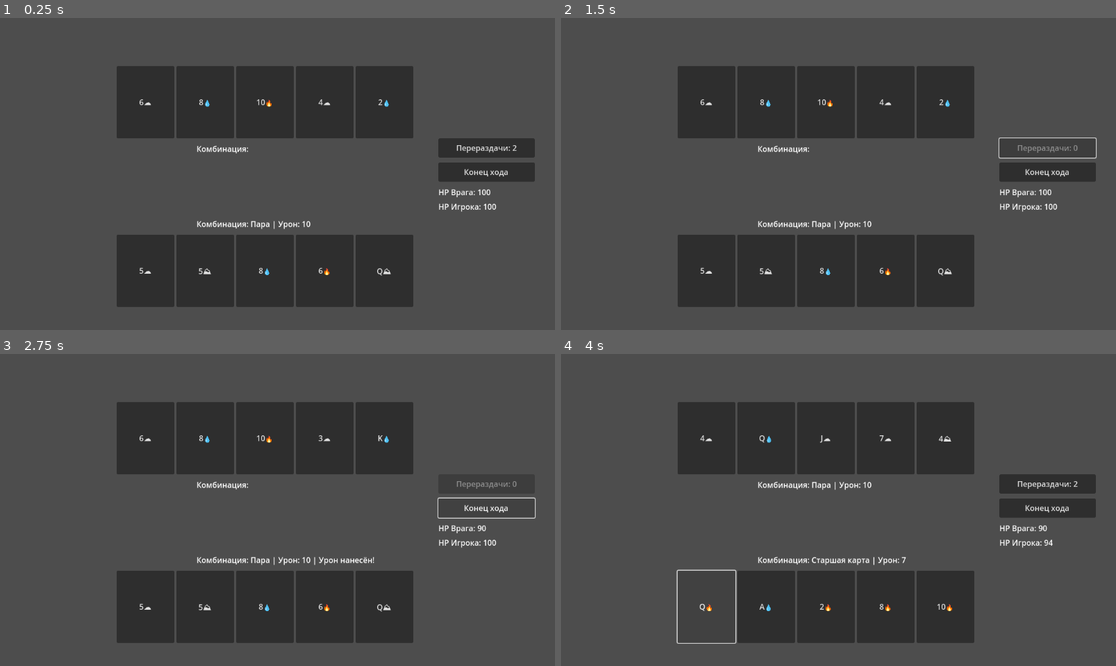
Above: before the commit, frames 1-4 (two rows, left to right).
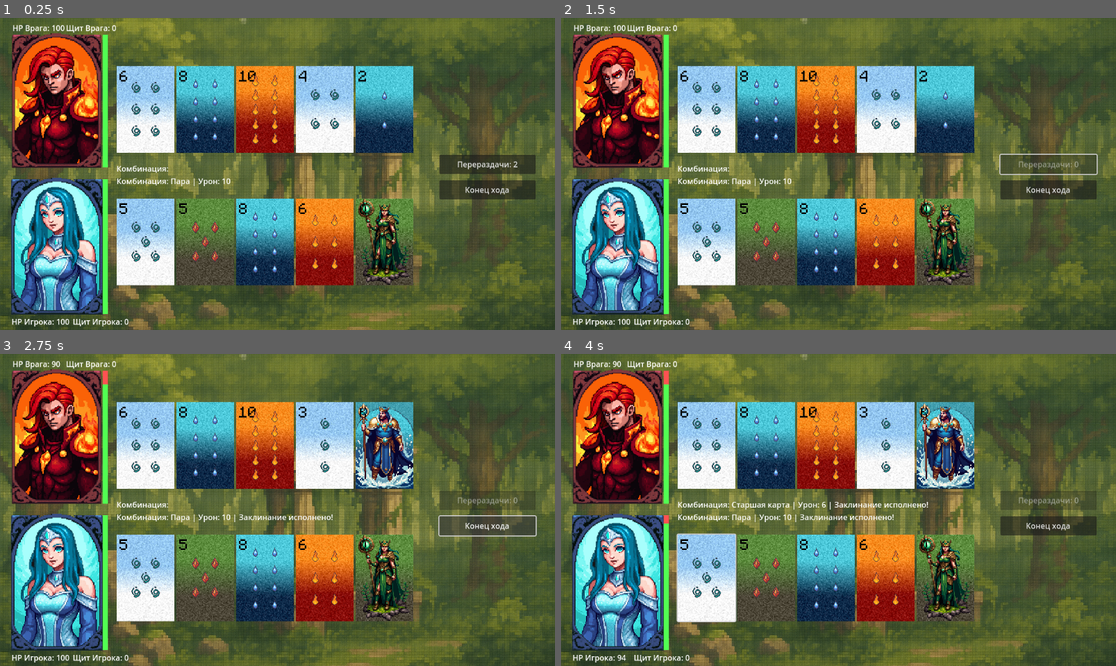
Above: after the commit, the same moments.

Repository: Random262/Elemental-Poker-Battle-of-Aces
Game: Godot game, scene res://scenes/Game.tscn
Two runs of this game, one before a commit and one after it. Both use one fixed random seed, a clock stepped at 60 frames per second and the inputs below.
Inputs (mouse positions are in pixels of both pictures, inside the frame that each line leads up to):
- Up to frame 1 (0.25 s): no input
- Up to frame 2 (1.5 s): click "Перераздачи: 2" at 0.5 s; click "Перераздачи: 1" at 1.25 s
- Up to frame 3 (2.75 s): click "Конец хода" at 2 s
- Up to frame 4 (4 s): click (705, 606) at 2.75 s, where only the run before the commit has a clickable "5☁"; click (705, 578) at 3.5 s, where only the run after the commit has a clickable "5_A"

The runs differ from the first frame. In frame 1, 96% of the frame differs, in the area x 0-100%, y 0-100%; in frame 2, 96%; in frame 3, 95%; in frame 4, 96%.

Commit message:
Elemental Poker 0.2

Diff:
--- a/project.godot
+++ b/project.godot
@@ -15,7 +15,12 @@
 config/features=PackedStringArray("4.2", "GL Compatibility")
 config/icon="res://icon.svg"
 
+[display]
+
+window/size/resizable=false
+
 [rendering]
 
+textures/canvas_textures/default_texture_filter=0
 renderer/rendering_method="gl_compatibility"
 renderer/rendering_method.mobile="gl_compatibility"
--- a/scenes/Game.tscn
+++ b/scenes/Game.tscn
@@ -1,6 +1,16 @@
-[gd_scene load_steps=2 format=3 uid="uid://8nshq2h5bhch"]
+[gd_scene load_steps=7 format=3 uid="uid://8nshq2h5bhch"]
 
 [ext_resource type="Script" path="res://scripts/Game.gd" id="1_lnm5s"]
+[ext_resource type="Texture2D" uid="uid://edqbnelu1257" path="res://textures/hero_lina.png" id="2_rl4no"]
+[ext_resource type="Texture2D" uid="uid://cas1v0byauxq5" path="res://textures/hero_rael.png" id="3_flpai"]
+
+[sub_resource type="CanvasItemMaterial" id="CanvasItemMaterial_ktnw7"]
+
+[sub_resource type="StyleBoxFlat" id="StyleBoxFlat_6rx3j"]
+bg_color = Color(1, 0.321569, 0.321569, 1)
+
+[sub_resource type="StyleBoxFlat" id="StyleBoxFlat_deuco"]
+bg_color = Color(0.321569, 1, 0.321569, 1)
 
 [node name="Game" type="Control"]
 layout_mode = 3
@@ -11,84 +21,180 @@
 grow_vertical = 2
 script = ExtResource("1_lnm5s")
 
+[node name="Background" type="TextureRect" parent="."]
+show_behind_parent = true
+layout_mode = 1
+anchors_preset = -1
+anchor_right = 1.0
+anchor_bottom = 1.0
+
+[node name="HeroPlayer" type="TextureRect" parent="."]
+layout_mode = 1
+anchors_preset = -1
+anchor_left = -3.596
+anchor_top = -0.67
+anchor_right = -3.596
+anchor_bottom = -0.67
+offset_left = 4165.59
+offset_top = 766.16
+offset_right = 4355.59
+offset_bottom = 1050.16
+texture = ExtResource("2_rl4no")
+
+[node name="HeroEnemy" type="TextureRect" parent="."]
+layout_mode = 1
+anchors_preset = -1
+anchor_left = -3.596
+anchor_top = -0.67
+anchor_right = -3.596
+anchor_bottom = -0.67
+offset_left = 4165.59
+offset_top = 466.16
+offset_right = 4355.59
+offset_bottom = 750.16
+texture = ExtResource("3_flpai")
+
 [node name="PlayerArea" type="Control" parent="."]
 layout_mode = 1
-anchor_left = 0.1
-anchor_right = 0.9
-anchor_bottom = 1.0
-offset_left = -15.2
+anchors_preset = 10
+anchor_right = 1.0
+offset_left = 100.0
 offset_top = 450.0
-offset_right = -36.7999
-offset_bottom = -48.0
+offset_right = -152.0
+offset_bottom = 600.0
+grow_horizontal = 2
 
 [node name="PlayerCards" type="HBoxContainer" parent="PlayerArea"]
 custom_minimum_size = Vector2(900, 150)
 layout_mode = 1
-offset_right = 900.0
-offset_bottom = 150.0
+anchors_preset = -1
+anchor_left = -0.11
+anchor_top = -3.003
+anchor_right = 1.168
+anchor_bottom = -3.003
+offset_left = 99.0
+offset_top = 375.45
+offset_right = -151.2
+offset_bottom = 555.45
 alignment = 1
 
 [node name="Card1" type="Button" parent="PlayerArea/PlayerCards"]
 custom_minimum_size = Vector2(120, 150)
 layout_mode = 2
 
+[node name="TextureRect" type="TextureRect" parent="PlayerArea/PlayerCards/Card1"]
+layout_mode = 0
+offset_right = 120.0
+offset_bottom = 180.0
+
 [node name="Card2" type="Button" parent="PlayerArea/PlayerCards"]
 custom_minimum_size = Vector2(120, 150)
 layout_mode = 2
 
+[node name="TextureRect" type="TextureRect" parent="PlayerArea/PlayerCards/Card2"]
+layout_mode = 0
+offset_right = 120.0
+offset_bottom = 180.0
+
 [node name="Card3" type="Button" parent="PlayerArea/PlayerCards"]
 custom_minimum_size = Vector2(120, 150)
 layout_mode = 2
 
+[node name="TextureRect" type="TextureRect" parent="PlayerArea/PlayerCards/Card3"]
+layout_mode = 0
+offset_right = 120.0
+offset_bottom = 180.0
+
 [node name="Card4" type="Button" parent="PlayerArea/PlayerCards"]
 custom_minimum_size = Vector2(120, 150)
 layout_mode = 2
 
+[node name="TextureRect" type="TextureRect" parent="PlayerArea/PlayerCards/Card4"]
+layout_mode = 0
+offset_right = 120.0
+offset_bottom = 180.0
+
 [node name="Card5" type="Button" parent="PlayerArea/PlayerCards"]
 custom_minimum_size = Vector2(120, 150)
 layout_mode = 2
+
+[node name="TextureRect" type="TextureRect" parent="PlayerArea/PlayerCards/Card5"]
+layout_mode = 0
+offset_right = 120.0
+offset_bottom = 180.0
 
 [node name="EnemyArea" type="Control" parent="."]
 custom_minimum_size = Vector2(900, 150)
 layout_mode = 1
-anchors_preset = 15
-anchor_right = 1.0
-anchor_bottom = 1.0
+anchors_preset = 10
+anchor_right = 1.0
 offset_left = 100.0
 offset_top = 100.0
 offset_right = -152.0
-offset_bottom = -398.0
+offset_bottom = 250.0
 grow_horizontal = 2
 grow_vertical = 2
 
 [node name="EnemyCards" type="HBoxContainer" parent="EnemyArea"]
-custom_minimum_size = Vector2(900, 150)
-layout_mode = 1
-anchors_preset = -1
-offset_right = 900.0
-offset_bottom = 150.0
+custom_minimum_size = Vector2(900, 180)
+layout_mode = 1
+anchors_preset = -1
+anchor_left = -0.11
+anchor_top = -0.679
+anchor_right = 1.171
+anchor_bottom = -0.679
+offset_left = 99.0
+offset_top = 101.85
+offset_right = -153.9
+offset_bottom = 281.85
 grow_horizontal = 2
 alignment = 1
 
 [node name="Card1" type="Button" parent="EnemyArea/EnemyCards"]
-custom_minimum_size = Vector2(120, 150)
-layout_mode = 2
+material = SubResource("CanvasItemMaterial_ktnw7")
+custom_minimum_size = Vector2(120, 150)
+layout_mode = 2
+
+[node name="TextureRect" type="TextureRect" parent="EnemyArea/EnemyCards/Card1"]
+layout_mode = 0
+offset_right = 120.0
+offset_bottom = 180.0
 
 [node name="Card2" type="Button" parent="EnemyArea/EnemyCards"]
 custom_minimum_size = Vector2(120, 150)
 layout_mode = 2
 
+[node name="TextureRect" type="TextureRect" parent="EnemyArea/EnemyCards/Card2"]
+layout_mode = 0
+offset_right = 120.0
+offset_bottom = 180.0
+
 [node name="Card3" type="Button" parent="EnemyArea/EnemyCards"]
 custom_minimum_size = Vector2(120, 150)
 layout_mode = 2
 
+[node name="TextureRect" type="TextureRect" parent="EnemyArea/EnemyCards/Card3"]
+layout_mode = 0
+offset_right = 120.0
+offset_bottom = 180.0
+
 [node name="Card4" type="Button" parent="EnemyArea/EnemyCards"]
 custom_minimum_size = Vector2(120, 150)
 layout_mode = 2
 
+[node name="TextureRect" type="TextureRect" parent="EnemyArea/EnemyCards/Card4"]
+layout_mode = 0
+offset_right = 120.0
+offset_bottom = 180.0
+
 [node name="Card5" type="Button" parent="EnemyArea/EnemyCards"]
 custom_minimum_size = Vector2(120, 150)
 layout_mode = 2
+
+[node name="TextureRect" type="TextureRect" parent="EnemyArea/EnemyCards/Card5"]
+layout_mode = 0
+offset_right = 120.0
+offset_bottom = 180.0
 
 [node name="UI" type="Control" parent="."]
 layout_mode = 1
@@ -104,59 +210,110 @@
 
 [node name="RedrawButton" type="Button" parent="UI"]
 layout_mode = 0
-offset_left = 10.0
-offset_top = 50.0
-offset_right = 210.0
-offset_bottom = 90.0
+offset_left = 12.0
+offset_top = 84.0
+offset_right = 212.0
+offset_bottom = 124.0
 text = "Перераздачи: 2"
 
 [node name="EndTurnButton" type="Button" parent="UI"]
 layout_mode = 0
-offset_left = 10.0
-offset_top = 100.0
-offset_right = 210.0
-offset_bottom = 140.0
+offset_left = 12.0
+offset_top = 137.0
+offset_right = 212.0
+offset_bottom = 177.0
 text = "Конец хода"
 
 [node name="PlayerHPLabel" type="Label" parent="UI"]
 layout_mode = 0
-offset_left = 10.0
-offset_top = 180.0
-offset_right = 103.0
-offset_bottom = 203.0
+offset_left = -876.0
+offset_top = 419.0
+offset_right = -783.0
+offset_bottom = 442.0
 text = "HP Игрока: "
 
 [node name="EnemyHPLabel" type="Label" parent="UI"]
 layout_mode = 0
-offset_left = 10.0
-offset_top = 150.0
-offset_right = 91.0
-offset_bottom = 173.0
+offset_left = -874.0
+offset_top = -191.0
+offset_right = -793.0
+offset_bottom = -168.0
 text = "HP Врага: "
 
 [node name="PlayerResultLabel" type="Label" parent="UI"]
-layout_mode = 0
-offset_left = -492.0
-offset_top = 216.0
-offset_right = -242.0
-offset_bottom = 239.0
+layout_mode = 1
+anchors_preset = -1
+anchor_left = -3.602
+anchor_top = 1.498
+anchor_right = 1.0
+anchor_bottom = 1.498
+offset_left = 242.5
+offset_top = -322.4
+offset_right = -658.0
+offset_bottom = -299.4
 text = "Комбинация: "
 
 [node name="EnemyResultLabel" type="Label" parent="UI"]
-layout_mode = 0
-offset_left = -492.0
-offset_top = 60.0
-offset_right = -242.0
-offset_bottom = 83.0
+layout_mode = 1
+anchors_preset = -1
+anchor_left = -2.04
+anchor_top = 0.213
+anchor_right = -0.968
+anchor_bottom = 0.277
+offset_left = -148.0
+offset_top = 37.1
+offset_right = -166.0
+offset_bottom = 40.9
 text = "Комбинация: "
 
 [node name="Round" type="Label" parent="UI"]
 layout_mode = 1
 anchors_preset = -1
 anchor_bottom = 0.077
-offset_left = -535.0
-offset_top = 119.0
-offset_right = -139.0
-offset_bottom = 154.9
+offset_left = -500.0
+offset_top = 370.0
+offset_right = -258.0
+offset_bottom = 405.9
 horizontal_alignment = 1
 vertical_alignment = 1
+
+[node name="PlayerBar" type="ProgressBar" parent="UI"]
+layout_mode = 0
+offset_left = -676.0
+offset_top = 135.0
+offset_right = -396.0
+offset_bottom = 146.0
+rotation = 1.5708
+theme_override_styles/background = SubResource("StyleBoxFlat_6rx3j")
+theme_override_styles/fill = SubResource("StyleBoxFlat_deuco")
+step = 1.0
+value = 100.0
+fill_mode = 1
+show_percentage = false
+
+[node name="EnemyBar" type="ProgressBar" parent="UI"]
+offset_left = -676.0
+offset_top = -165.0
+offset_right = -401.0
+offset_bottom = -154.0
+rotation = 1.5708
+theme_override_styles/background = SubResource("StyleBoxFlat_6rx3j")
+theme_override_styles/fill = SubResource("StyleBoxFlat_deuco")
+step = 1.0
+value = 100.0
+fill_mode = 1
+show_percentage = false
+
+[node name="PlayerShieldLabel" type="Label" parent="UI"]
+offset_left = -749.0
+offset_top = 419.0
+offset_right = -642.0
+offset_bottom = 442.0
+text = "Щит Игрока: "
+
+[node name="EnemyShieldLabel" type="Label" parent="UI"]
+offset_left = -763.0
+offset_top = -191.0
+offset_right = -667.0
+offset_bottom = -168.0
+text = "Щит Врага: "
--- a/scripts/Game.gd
+++ b/scripts/Game.gd
@@ -1,15 +1,21 @@
 extends Control
 
-var suits = ["🔥", "💧", "⛰", "☁"]
+var suits = ["F", "W", "E", "A"]
 var ranks = ["2", "3", "4", "5", "6", "7", "8", "9", "10", "J", "Q", "K", "A"]
+var background = ["BG_F", "BG_W", "BG_E", "BG_A"]
+#var background = ["BG_F"]
 var selected_cards = []
 var redraws_left = 2
 
+var earth_coef = 0.75
+var water_coef = 0.75
+
 var player_hp = 100
 var enemy_hp = 100
-
-var pending_damage = 0
-
+var player_shield = 0
+var enemy_shield = 0
+var player_comb_result = {}
+var enemy_comb_result = {}
 var enemy_cards = []
 var enemy_redraws_left = 2
 var is_player_turn = true
@@ -17,6 +23,8 @@
 func _ready():
 	redraw_cards()
 	redraw_enemy_cards()
+
+	$Background.texture = load("res://textures/%s.png" % background[randi() % background.size()])
 	$UI/RedrawButton.pressed.connect(on_redraw_pressed)
 	$UI/EndTurnButton.pressed.connect(on_end_turn_pressed)
 	for card in $PlayerArea/PlayerCards.get_children():
@@ -32,11 +40,13 @@
 func toggle_card(card):
 	if selected_cards.has(card):
 		selected_cards.erase(card)
+		card.position.y += 20
 		card.remove_theme_stylebox_override("normal")
 	else:
 		selected_cards.append(card)
+		card.position.y -= 20
 		var frame = StyleBoxFlat.new()
-		frame.set_border_width_all(2)
+		frame.set_border_width_all(5)
 		frame.border_color = Color.REBECCA_PURPLE
 		frame.bg_color = Color(0, 0, 0, 0)
 		card.add_theme_stylebox_override("normal", frame)
@@ -51,16 +61,22 @@
 func on_redraw_pressed():
 	if redraws_left <= 0:
 		return
-
 	var used = []
 	for card in selected_cards:
 		var new_card = ""
+		var rank = ""
+		var suit = ""
+		card.position.y += 20
 		while true:
-			new_card = ranks[randi() % ranks.size()] + suits[randi() % suits.size()]
+			rank = ranks[randi() % ranks.size()]
+			suit = suits[randi() % suits.size()]
+			new_card = rank + "_" + suit
 			if not new_card in used:
 				used.append(new_card)
 				break
 		card.text = new_card
+		var texture_rect = card.get_node("TextureRect")
+		texture_rect.texture = load("res://textures/%s_%s.png" % [rank, suit])
 		card.remove_theme_stylebox_override("normal")
 	selected_cards.clear()
 	redraws_left -= 1
@@ -72,12 +88,18 @@
 	var used = []
 	for card in slots:
 		var new_card = ""
+		var rank = ""
+		var suit = ""
 		while true:
-			new_card = ranks[randi() % ranks.size()] + suits[randi() % suits.size()]
+			rank = ranks[randi() % ranks.size()]
+			suit = suits[randi() % suits.size()]
+			new_card = rank + "_" + suit
 			if not new_card in used:
 				used.append(new_card)
 				break
 		card.text = new_card
+		var texture_rect = card.get_node("TextureRect")
+		texture_rect.texture = load("res://textures/%s_%s.png" % [rank, suit])
 		card.remove_theme_stylebox_override("normal")
 	selected_cards.clear()
 	redraws_left = 2
@@ -90,16 +112,52 @@
 
 	is_player_turn = false  # Прекращаем ход игрока
 
-	if pending_damage > 0:
-		enemy_hp = max(0, enemy_hp - pending_damage)
-		pending_damage = 0
-		$UI/PlayerResultLabel.text += " | Урон нанесён!"
+	if player_comb_result.damage > 0:
+		match player_comb_result.elem:
+			"F":
+				if enemy_shield > 0:
+					enemy_hp = max(0, enemy_hp - max(floor(player_comb_result.damage*1.25) - enemy_shield, 0))
+					enemy_shield = 0
+				else:
+					enemy_hp = max(0, enemy_hp - floor(player_comb_result.damage*1.25))
+				$UI/PlayerResultLabel.text += " | Заклинание исполнено!"
+			"W":
+				player_hp = min(100, player_hp + floor(player_comb_result.damage*water_coef))
+				$UI/PlayerResultLabel.text += " | Заклинание исполнено!"
+			"A":
+				var flag = false
+				if randf() < 0.5:
+					player_comb_result.damage *= 2
+					flag = true
+				if enemy_shield > 0:
+					enemy_hp = max(0, enemy_hp - max(player_comb_result.damage - enemy_shield, 0))
+					enemy_shield = 0
+
+				else:
+					enemy_hp = max(0, enemy_hp - player_comb_result.damage)
+				if flag:
+					$UI/PlayerResultLabel.text += " | Двойной удар!"
+				else:
+					$UI/PlayerResultLabel.text += " | Заклинание исполнено!"
+
+			"E":
+				player_shield += floor(player_comb_result.damage*earth_coef)
+				$UI/PlayerResultLabel.text += " | Заклинание исполнено!"
+			"none":
+				if enemy_shield > 0:
+					enemy_hp = max(0, enemy_hp - max(player_comb_result.damage - enemy_shield, 0))
+					enemy_shield = 0
+				else:
+					enemy_hp = max(0, enemy_hp - player_comb_result.damage)
+				$UI/PlayerResultLabel.text += " | Заклинание исполнено!"
+		player_comb_result.damage = 0
+
 		update_ui()
 	start_enemy_turn()
 
 func generate_unique_card(used: Array):
 	while true:
-		var new_card = ranks[randi() % ranks.size()] + suits[randi() % suits.size()]
+		var new_card = ranks[randi() % ranks.size()] + "_" + suits[randi() % suits.size()]
 		if not new_card in used:
 			used.append(new_card)
 			return new_card
@@ -113,8 +171,8 @@
 	# Оцениваем комбинации
 	var player_result = evaluate_poker_hand(player_hand)
 
-	pending_damage = player_result.damage
-	$UI/PlayerResultLabel.text = player_result.result
+	player_comb_result = player_result
+	$UI/PlayerResultLabel.text = player_comb_result.result
 	update_ui()
 
 
@@ -131,8 +189,9 @@
 	var ranks_only = []
 	var suits_only = []
 	for c in hand:
-		ranks_only.append(c.rstrip("🔥💧⛰☁"))
-		suits_only.append(c[-1])
+		var card_ = c.split("_")
+		ranks_only.append(card_[0])
+		suits_only.append(card_[1])
 
 	var counts = {}
 	for r in ranks_only:
@@ -142,7 +201,8 @@
 	values.sort()
 	var is_flush = suits_only.all(func(s): return s == suits_only[0])
 	var is_straight = is_consecutive(ranks_only)
-
+	suits_only.sort()
+	var elem = is_elem(suits_only)
 	var result = ""
 	var damage = 0
 
@@ -175,17 +235,40 @@
 		result = "Старшая карта"
 		damage = int(highest / 2)
 
-	#pending_damage = damage
-	return {"result": "Комбинация: " + result + " | Урон: " + str(damage),"damage": damage}
+	var comb_text = ""
+	match elem:
+		"F":
+			return {"result": "Комбинация: " + result + " стихии огня" + " | Урон: " + str(floor(damage*1.25)),
+			"damage": damage, "elem": elem, "comb": result}
+
+		"W":
+			return {"result": "Комбинация: " + result + " стихии воды" + " | Лечение: " + str(floor(damage*water_coef)),
+			"damage": damage, "elem": elem, "comb": result}
+		"A":
+			return {"result": "Комбинация: " + result + " стихии воздуха"  + " | Урон: " + str(damage) + " | Возможен двойной удар",
+			"damage": damage, "elem": elem, "comb": result}
+
+		"E":
+			return {"result": "Комбинация: " + result + " стихии земли"  + " | Щит: " + str(floor(damage*earth_coef)),
+			"damage": damage, "elem": elem, "comb": result}
+		null:
+			return {"result": "Комбинация: " + result + " | Урон: " + str(damage), "damage": damage, "elem": elem, "comb": result}
+	return {"result": "Комбинация: " + result + " | Урон: " + str(damage),
+	"damage": damage, "elem": elem, "comb": result}
 
 func update_ui():
+
 	$UI/PlayerHPLabel.text = "HP Игрока: " + str(player_hp)
 	$UI/EnemyHPLabel.text = "HP Врага: " + str(enemy_hp)
+	$UI/PlayerBar.value = player_hp
+	$UI/EnemyBar.value = enemy_hp
+	$UI/PlayerShieldLabel.text = "Щит Игрока: " + str(player_shield)
+	$UI/EnemyShieldLabel.text = "Щит Врага: " + str(enemy_shield)
 	$UI/RedrawButton.text = "Перераздачи: " + str(redraws_left)
 	$UI/RedrawButton.disabled = redraws_left <= 0
 
 func get_rank_value(card_str):
-	var rank = card_str.rstrip("🔥💧⛰☁")
+	var rank = card_str.split("_")[0]
 	var val_map = {"2":2, "3":3, "4":4, "5":5, "6":6, "7":7, "8":8,
 				   "9":9, "10":10, "J":11, "Q":12, "K":13, "A":14}
 	return val_map.get(rank, 0)
@@ -200,6 +283,17 @@
 			return false
 	return true
 
+func is_elem(suits_):
+	if suits_[0] == suits_[3] :
+		return suits_[0]
+	elif suits_[1] == suits_[4]:
+		return suits_[1]
+	return "none"
+
+func is_elem_buff(elem, damage):
+
+	return
+
 func start_enemy_turn():
 	is_player_turn = false
 	update_ui()
@@ -210,8 +304,9 @@
 	# Задержка перед ходом ИИ (для визуального эффекта)
 	await get_tree().create_timer(0.2).timeout
 
+	enemy_redraws_left = 2
 	# ИИ делает ход
-	if enemy_redraws_left > 0:
+	for i in range(2):
 		enemy_redraw_cards()
 		await get_tree().create_timer(0.5).timeout
 
@@ -221,25 +316,54 @@
 		enemy_hand.append(card.text)
 
 	var enemy_result = evaluate_poker_hand(enemy_hand)
-
-	# Отображаем комбинацию противника на 3 секунды
-	$UI/EnemyResultLabel.text = enemy_result.result + " | Урон нанесён!"
+	enemy_comb_result = enemy_result
+	$UI/EnemyResultLabel.text = enemy_result.result + " | Заклинание исполнено!"
 	$UI/EnemyResultLabel.visible = true
-	await get_tree().create_timer(1.0).timeout
-	player_hp = max(0,player_hp - enemy_result.damage)
-	#$UI/EnemyResultLabel.visible = false
+
+	if enemy_comb_result.damage > 0:
+		match enemy_comb_result.elem:
+			"F":
+				if player_shield > 0:
+					player_hp = max(0, player_hp - max(floor(enemy_comb_result.damage*1.25) - player_shield, 0))
+					player_shield = 0
+				else:
+					player_hp = max(0, player_hp - floor(enemy_comb_result.damage*1.25))
+			"W":
+				enemy_hp = min(100, enemy_hp + floor(enemy_comb_result.damage*water_coef))
+			"A":
+				if randf() < 0.5:
+					enemy_comb_result.damage *= 2
+				if player_shield > 0:
+					player_hp = max(0, player_hp - max(enemy_comb_result.damage - player_shield, 0))
+					player_shield = 0
+				else:
+					player_hp = max(0, player_hp - enemy_comb_result.damage)
+
+			"E":
+				enemy_shield += enemy_comb_result.damage*earth_coef
+
+			"none":
+				if player_shield > 0:
+					player_hp = max(0, player_hp - max(enemy_comb_result.damage - player_shield, 0))
+					player_shield = 0
+				else:
+					player_hp = max(0, player_hp - enemy_comb_result.damage)
+		enemy_comb_result.damage = 0
 
 	# Скрываем карты противника
 	#hide_enemy_cards()
 	update_ui()
-
 	if player_hp == 0 and enemy_hp == 0:
 		$UI/Round.text = "Ничья"
+		$UI/EndTurnButton.disabled = true
 	elif player_hp == 0:
 		$UI/Round.text = "Вы проиграли"
+		$UI/EndTurnButton.disabled = true
 	elif enemy_hp == 0:
 		$UI/Round.text = "Вы выиграли"
+		$UI/EndTurnButton.disabled = true
 	else:
+		await get_tree().create_timer(2.5).timeout
 		is_player_turn = true
 		redraws_left = 2
 		enemy_redraws_left = 2
@@ -281,8 +405,9 @@
 	if card_text == "??":
 		return 100  # Максимально плохая "карта"
 
-	var rank = card_text.rstrip("🔥💧⛰☁")
-	var suit = card_text[-1]
+	var card_ = card_text.split("_")
+	var rank = card_[0]
+	var suit = card_[1]
 
 	# Анализируем комбинации
 	var rank_count = 0
@@ -292,7 +417,7 @@
 		if c.text == "??":
 			continue
 
-		if c.text.rstrip("🔥💧⛰☁") == rank:
+		if c.text.split("_")[0] == rank:
 			rank_count += 1
 
 		if c.text[-1] == suit:
@@ -352,7 +477,7 @@
 	var cards_to_redraw = []
 
 	# Стратегия в зависимости от силы текущей комбинации
-	match hand_evaluation.result:
+	match hand_evaluation.comb:
 		"Роял-флеш", "Стрит-флеш", "Каре":
 			# Не менять карты для сильных комбинаций
 			return
@@ -391,20 +516,26 @@
 		for card in cards_to_redraw:
 			var new_card = generate_unique_card(used_cards)
 			card.text = new_card
+			var card_ = card.text.split("_")
+			var texture_rect = card.get_node("TextureRect")
+			texture_rect.texture = load("res://textures/%s_%s.png" % [card_[0], card_[1]])
 			used_cards.append(new_card)
 
 		enemy_redraws_left -= cards_to_redraw.size()
+
+
+
 
 # Вспомогательные функции для ИИ
 func find_non_matching_cards(cards, current_hand, keep_pairs: bool):
 	var counts = {}
 	for card in current_hand:
-		var rank = card.rstrip("🔥💧⛰☁")
+		var rank = card.split("_")[0]
 		counts[rank] = counts.get(rank, 0) + 1
 
 	var to_redraw = []
 	for i in range(cards.size()):
-		var card_rank = cards[i].text.rstrip("🔥💧⛰☁")
+		var card_rank = cards[i].text.split("_")[0]
 		if counts.get(card_rank, 0) <= (2 if keep_pairs else 1):
 			to_redraw.append(cards[i])
 
@@ -431,14 +562,14 @@
 	return to_redraw.slice(0, 2)  # Меняем не более 2 карт
 
 func find_straight_improvement_cards(cards, current_hand):
-	var ranks = []
+	var ranks_ = []
 	for card in current_hand:
-		ranks.append(card.rstrip("🔥💧⛰☁"))
+		ranks_.append(card.split("_")[0])
 
 	# Находим разрывы в последовательности
 	var gaps = []
-	for i in range(1, ranks.size()):
-		var diff = get_rank_value(ranks[i]) - get_rank_value(ranks[i-1])
+	for i in range(1, ranks_.size()):
+		var diff = get_rank_value(ranks_[i]) - get_rank_value(ranks_[i-1])
 		if diff > 1:
 			gaps.append(i)
 
@@ -446,7 +577,7 @@
 	if gaps.size() == 1:
 		# Меняем карту рядом с разрывом
 		var gap_pos = gaps[0]
-		if gap_pos < ranks.size() - 1:
+		if gap_pos < ranks_.size() - 1:
 			to_redraw.append(cards[gap_pos])
 		else:
 			to_redraw.append(cards[gap_pos-1])
@@ -456,18 +587,18 @@
 func find_weakest_pair_card(cards, current_hand):
 	var rank_values = {}
 	for card in current_hand:
-		var rank = card.rstrip("🔥💧⛰☁")
+		var rank = card.split("_")[0]
 		rank_values[rank] = get_rank_value(rank)
 
 	var pairs = []
 	for rank in rank_values:
-		if current_hand.filter(func(c): return c.rstrip("🔥💧⛰☁") == rank).size() == 2:
+		if current_hand.filter(func(c): return c.split("_")[0] == rank).size() == 2:
 			pairs.append(rank)
 
 	if pairs.size() == 2:
 		var weaker_pair = pairs[0] if get_rank_value(pairs[0]) < get_rank_value(pairs[1]) else pairs[1]
 		for i in range(cards.size()):
-			if cards[i].text.rstrip("🔥💧⛰☁") == weaker_pair:
+			if cards[i].text.split("_")[0] == weaker_pair:
 				return [cards[i]]
 
 	return []
@@ -475,14 +606,14 @@
 func find_non_pair_cards(cards, current_hand):
 	var pair_rank = ""
 	for card in current_hand:
-		var rank = card.rstrip("🔥💧⛰☁")
-		if current_hand.filter(func(c): return c.rstrip("🔥💧⛰☁") == rank).size() == 2:
+		var rank = card.split("_")[0]
+		if current_hand.filter(func(c): return c.split("_")[0] == rank).size() == 2:
 			pair_rank = rank
 			break
 
 	var to_redraw = []
 	for card in cards:
-		if card.text.rstrip("🔥💧⛰☁") != pair_rank:
+		if card.text.split("_")[0] != pair_rank:
 			to_redraw.append(card)
 
 	return to_redraw.slice(0, 2)  # Меняем не более 2 карт
@@ -505,12 +636,18 @@
 	var used = []
 	for card in slots:
 		var new_card = ""
+		var rank = ""
+		var suit = ""
 		while true:
-			new_card = ranks[randi() % ranks.size()] + suits[randi() % suits.size()]
+			rank = ranks[randi() % ranks.size()]
+			suit = suits[randi() % suits.size()]
+			new_card = rank + "_" + suit
 			if not new_card in used:
 				used.append(new_card)
 				break
 		card.text = new_card
+		var texture_rect = card.get_node("TextureRect")
+		texture_rect.texture = load("res://textures/%s_%s.png" % [rank, suit])
 		card.remove_theme_stylebox_override("normal")
 	selected_cards.clear()
 	redraws_left = 2
Not shown, changed: export_presets.cfg
Binary file added: textures/10_A.png
Not shown, added: textures/10_A.png.import
Binary file added: textures/10_E.png
Not shown, added: textures/10_E.png.import
Binary file added: textures/10_F.png
Not shown, added: textures/10_F.png.import
Binary file added: textures/10_W.png
Not shown, added: textures/10_W.png.import
Binary file added: textures/2_A.png
Not shown, added: textures/2_A.png.import
Binary file added: textures/2_E.png
(and 107 more such lines)
